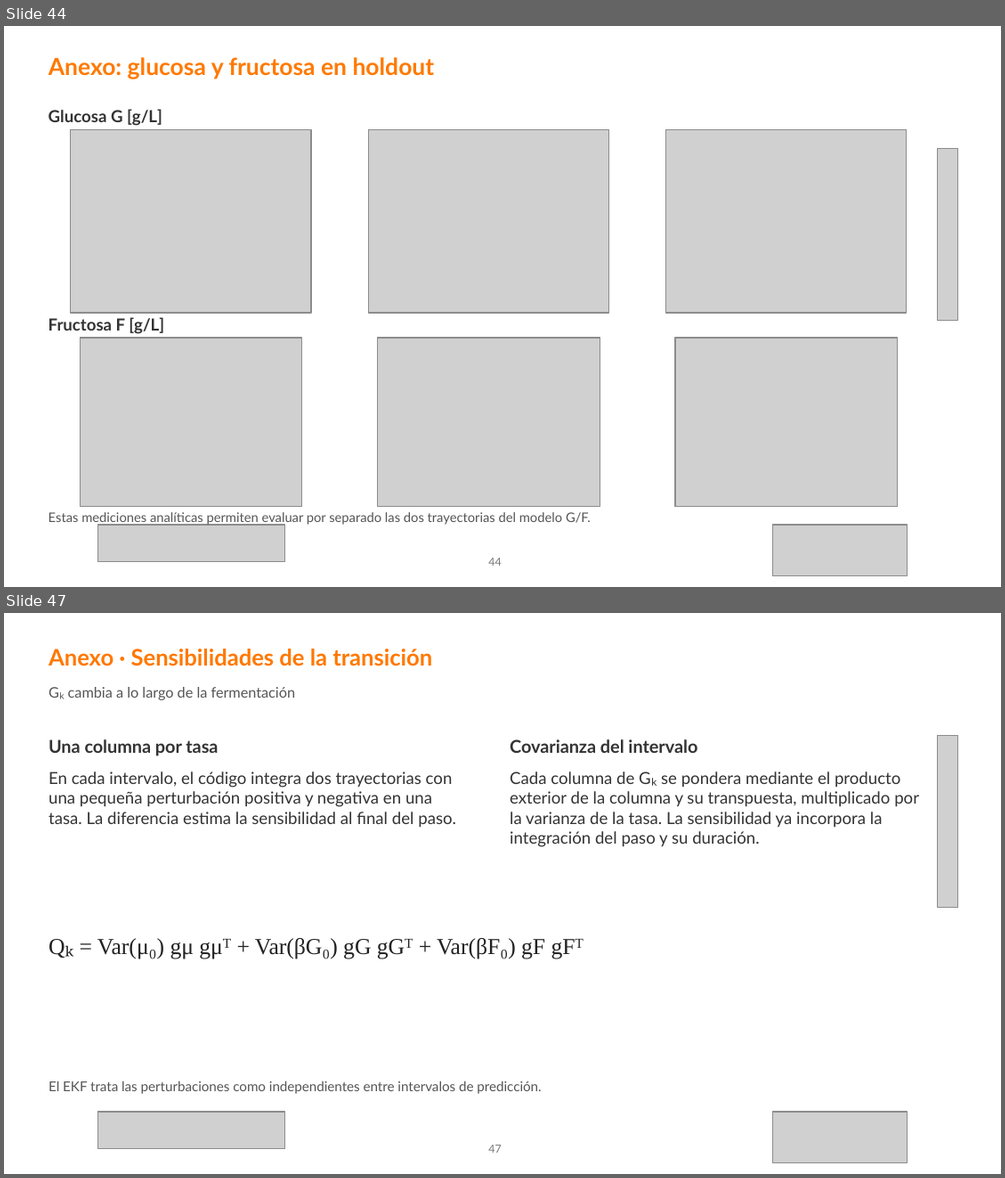
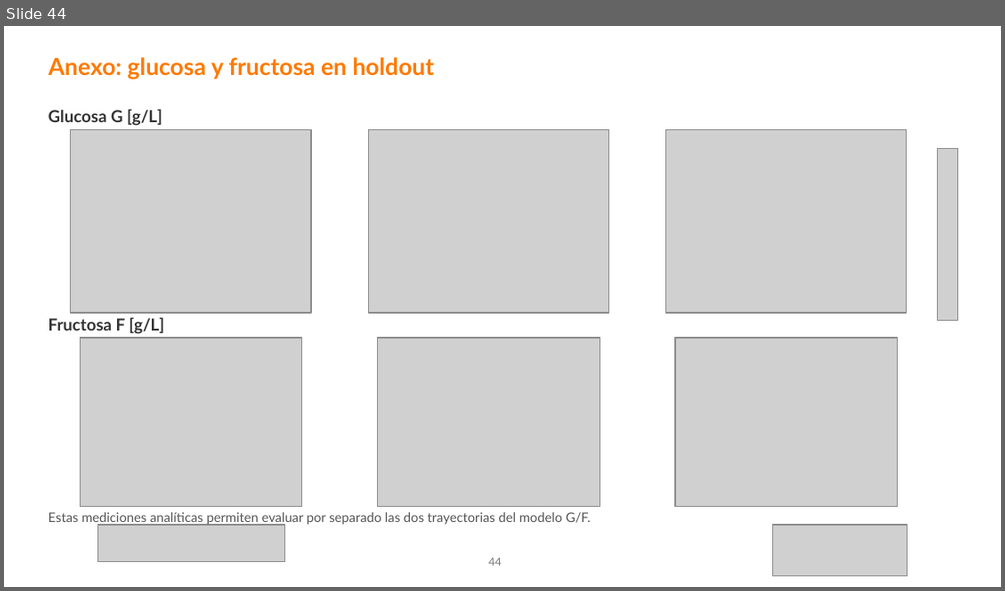
Before and after one commit to crodv/wine-fermentation, a slide deck: docs/presentaciones/modeloykalman_ekf09_holdout.pptx. Shown one above the other, each under a label of ours: slides 44 and 47 before the commit, slide 44 after it; the slides between them are not shown. The pictures are 1005x1178 and 1005x591 pixels, drawn with LibreOffice and Linux fonts; fonts in the diff are those of the drawing; grey boxes stand for pictures. Boxes give left, top, right and bottom in pixels: in the first picture for what was removed or moved away, otherwise in the second. Text is boxed around its words. In the diff, an @@ line names an element or a change of style, - is before the commit and + after.

```diff
--- a/docs/presentaciones/modeloykalman_ekf09_holdout.pptx
+++ b/docs/presentaciones/modeloykalman_ekf09_holdout.pptx
@@ slide 47 removed at [4,613,1001,1174], background #FFFFFF @@
@@ text removed at [48,649,432,666] @@
-Anexo · Sensibilidades de la transición
@@ text removed at [68,687,296,700] @@
-Gₖ cambia a lo largo de la fermentación
@@ text removed at [48,739,218,756] @@
-Una columna por tasa
@@ text removed at [510,739,697,753] @@
-Covarianza del intervalo
@@ picture removed at [937,735,957,907] @@
@@ text removed at [48,771,456,827] @@
-En cada intervalo, el código integra dos trayectorias con una pequeña perturbación positiva y negativa en una tasa. La diferencia estima la sensibilidad al final del paso.
@@ text removed at [510,771,919,847] @@
-Cada columna de Gₖ se pondera mediante el producto exterior de la columna y su transpuesta, multiplicado por la varianza de la tasa. La sensibilidad ya incorpora la integración del paso y su duración.
@@ text removed at [97,938,583,959] @@
-Qₖ = Var(μ₀) gμ gμᵀ + Var(βG₀) gG gGᵀ + Var(βF₀) gF gFᵀ
@@ text removed at [48,1081,541,1094] @@
-El EKF trata las perturbaciones como independientes entre intervalos de predicción.
@@ picture removed at [97,1111,285,1148] @@
@@ picture removed at [773,1111,907,1163] @@
@@ text removed at [488,1144,501,1152] @@
-47
```
Also in this commit, not shown: 9 slides changed, 2 other slides removed, 17 other files.
